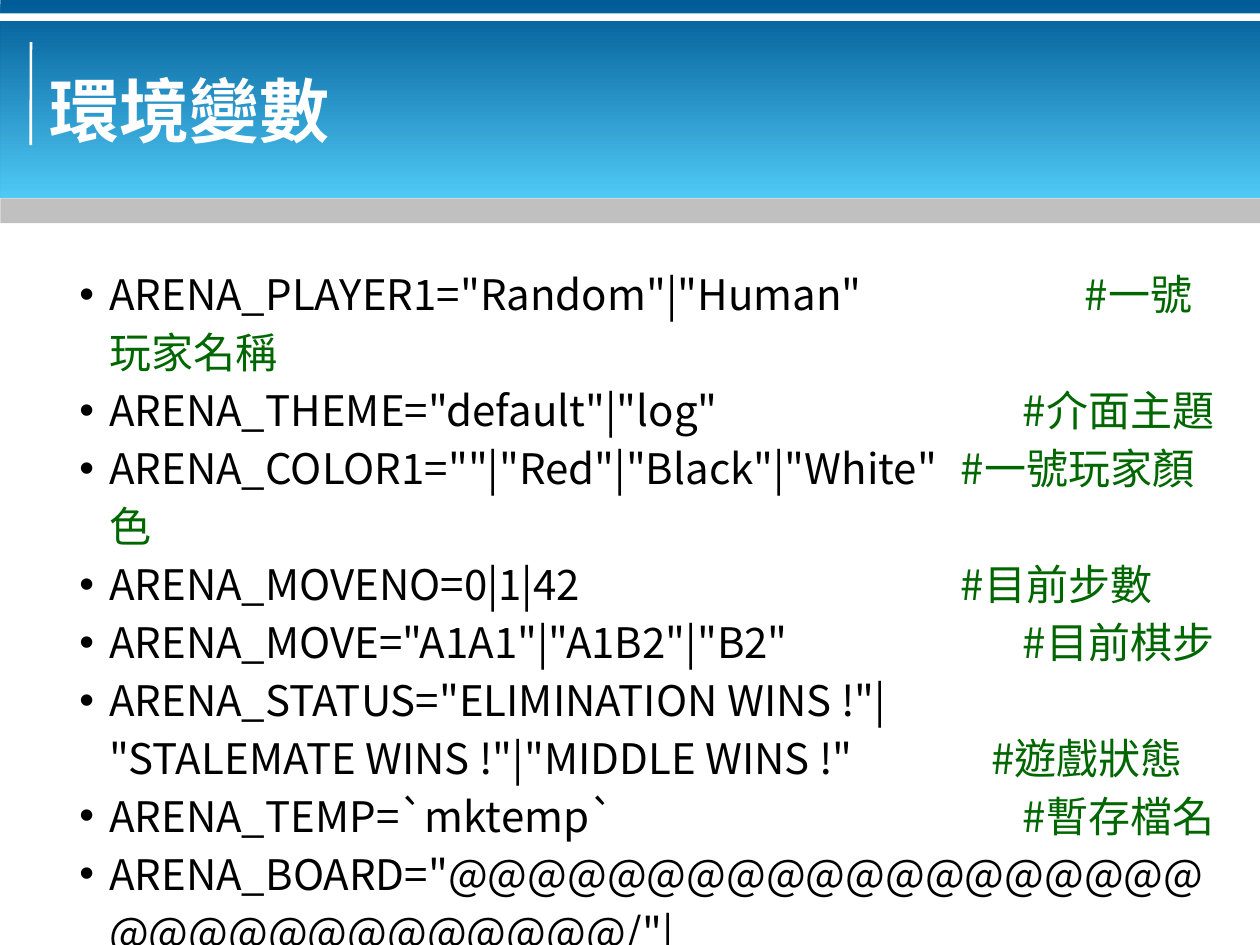
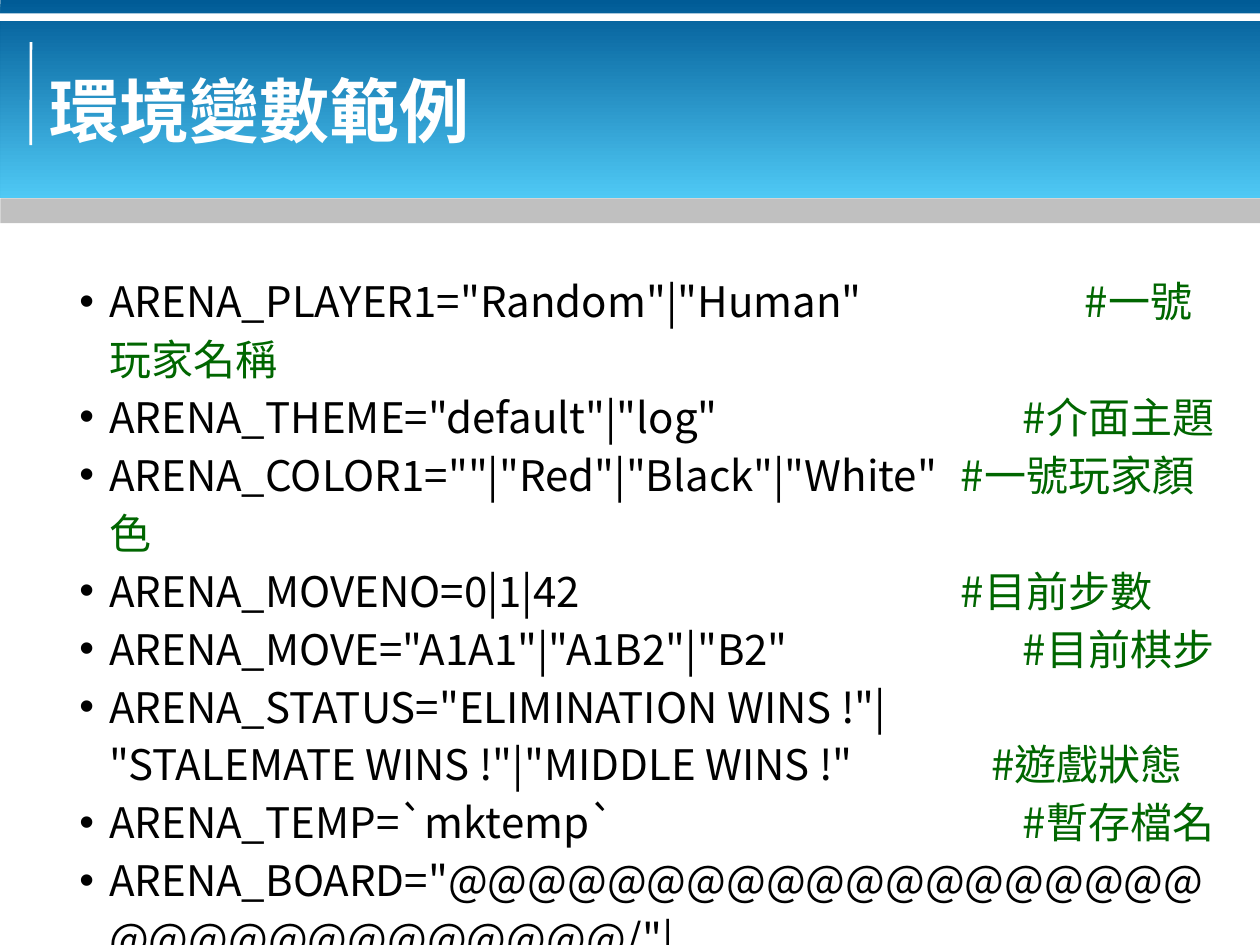
Before and after one commit to bluebat/.presentations, a slide deck: slide 5 of gamelets-arena-for-ai-players.odp. Drawn at 1260x945 pixels with LibreOffice and Linux fonts; fonts in the diff are those of the drawing; background and template pictures are left out. Boxes give left, top, right and bottom in pixels: in the first picture for what was removed or moved away, otherwise in the second. Text is boxed around its words. In the diff, an @@ line names an element or a change of style, - is before the commit and + after.

```diff
--- a/gamelets-arena-for-ai-players.odp
+++ b/gamelets-arena-for-ai-players.odp
@@ title at [50, 66, 470, 144]: text changed @@
-環境變數
+環境變數範例
@@ text "ARENA_PLAYER1="Random"|"Human" #一號玩家名稱": place and size @@
-text "ARENA_PLAYER1="Random"|"Human" #一號玩家名稱" at [109, 274, 1214, 898]
+text "ARENA_PLAYER1="Random"|"Human" #一號玩家名稱" at [109, 281, 1214, 904]
```
Also in this commit, not shown: 4 other slides changed, 1 other file.
